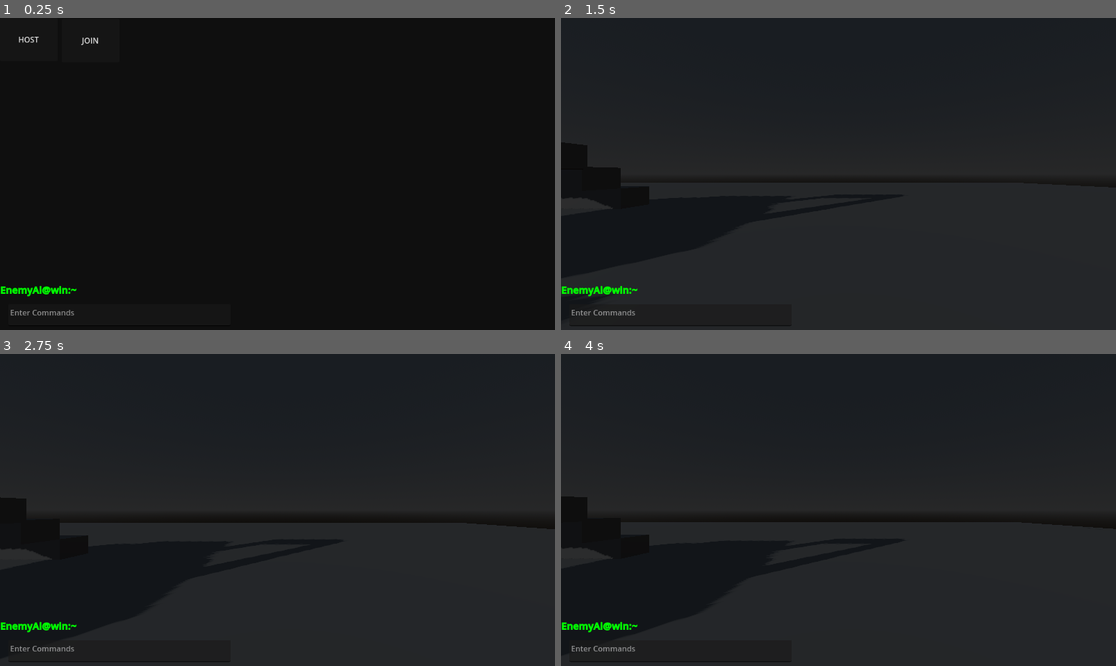
Above: before the commit, frames 1-4 (two rows, left to right).
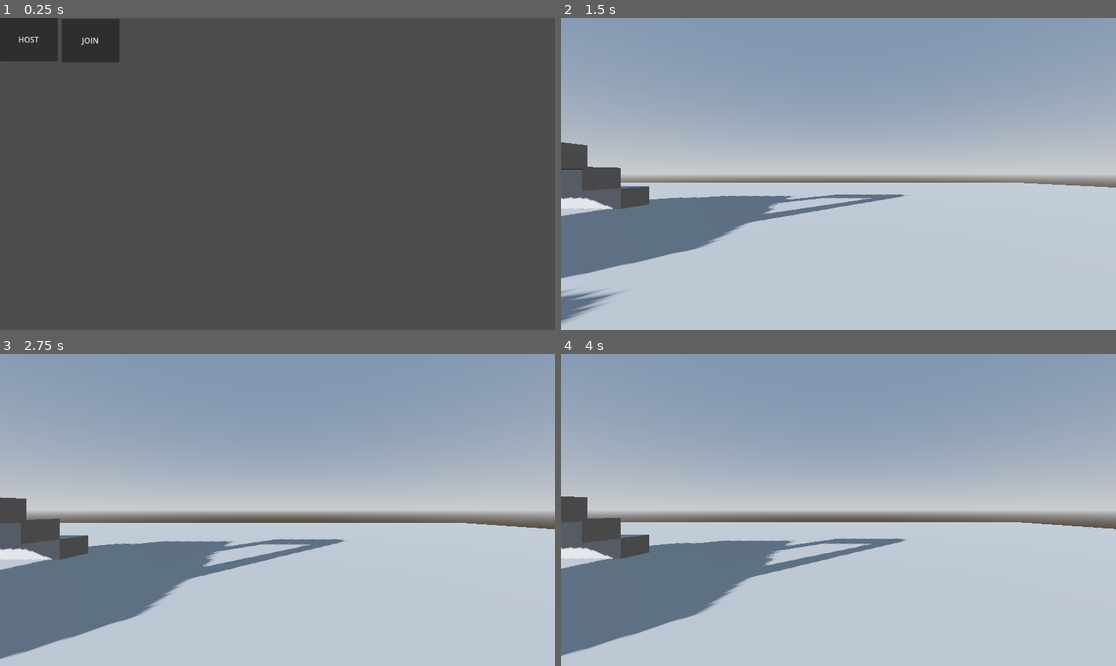
Above: after the commit, the same moments.

Repository: Sarvesh-222/ESCAPE_SFIT
Game: Godot game, scene res://Scenes/main.tscn
The game is run twice, just before and just after one commit, with the same random seed, the same clock (stepped at 60 frames per second) and the same inputs.
Inputs (mouse positions are in pixels of both pictures, inside the frame that each line leads up to):
- Up to frame 1 (0.25 s): no input
- Up to frame 2 (1.5 s): tap Enter (enter) at 0.5 s; move the mouse to (960, 158) at 0.52 s; hold Right (ui_right) 0.53-1.25 s; hold Enter (enter) 0.53-1.25 s; click (960, 158) at 0.67 s; tap E at 0.8 s; click "HOST" at 1.25 s
- Up to frame 3 (2.75 s): tap Space at 2 s; move the mouse to (166, 525) at 2.02 s; hold Down (ui_down) from 2.03 s (still down); tap E at 2.1 s; tap Enter (enter) at 2.3 s
- Up to frame 4 (4 s): move the mouse to (894, 441) at 2.77 s; release Down (ui_down) at 2.78 s; hold Right (ui_right) 2.78-3.53 s; hold Enter (enter) 2.78-3.53 s; tap E at 3.05, 3.6 s; move the mouse to (810, 572) at 3.52 s; hold Up (ui_up) from 3.53 s (still down); click (810, 572) at 3.67 s; tap Enter (enter) at 3.8 s

The runs differ from the first frame. In frame 1, 100% of the frame differs, in the area x 0-100%, y 0-100%; in frame 2, 100%; in frame 3, 100%; in frame 4, 100%.

Commit message:
Modified the Gamebutton scripr to support multiple games

Diff:
--- a/Scenes/LaserGame/LaserGamebutton.tscn
+++ b/Scenes/LaserGame/LaserGamebutton.tscn
@@ -1,6 +1,7 @@
-[gd_scene load_steps=10 format=3 uid="uid://cff11beli4hf2"]
+[gd_scene load_steps=11 format=3 uid="uid://cff11beli4hf2"]
 
 [ext_resource type="Script" uid="uid://bsu4xu1rx4yej" path="res://Scripts/LaserGameScripts/GameButton.gd" id="1_kwvxl"]
+[ext_resource type="PackedScene" uid="uid://b7b54wfwf8ut4" path="res://Scenes/TerminalGame/Terminal.tscn" id="2_c2ayt"]
 
 [sub_resource type="SphereMesh" id="SphereMesh_dpep4"]
 
@@ -14,7 +15,7 @@
 
 [sub_resource type="CylinderShape3D" id="CylinderShape3D_kwvxl"]
 height = 0.15
-radius = 0.8
+radius = 1.2
 
 [sub_resource type="Animation" id="Animation_kwvxl"]
 resource_name = "ButtonGlow"
@@ -74,6 +75,7 @@
 collision_layer = 2
 collision_mask = 2
 script = ExtResource("1_kwvxl")
+terminal = ExtResource("2_c2ayt")
 
 [node name="MeshInstance3D" type="MeshInstance3D" parent="."]
 transform = Transform3D(2, 0, 0, 0, 2, 0, 0, 0, 2, 0, 0, 0)
@@ -100,3 +102,4 @@
 
 [connection signal="body_entered" from="." to="." method="_on_body_entered"]
 [connection signal="body_exited" from="." to="." method="_on_body_exited"]
+[connection signal="buttonPressed" from="." to="." method="_on_button_pressed"]
--- a/Scenes/main.tscn
+++ b/Scenes/main.tscn
@@ -6,7 +6,6 @@
 [ext_resource type="PackedScene" uid="uid://b8ubeojf3iuwa" path="res://Scenes/extras/wall_arched_2.tscn" id="5_6bp64"]
 [ext_resource type="PackedScene" uid="uid://bnprfbw5w86kp" path="res://Scenes/extras/wall_shelved.tscn" id="6_344ge"]
 [ext_resource type="PackedScene" uid="uid://cff11beli4hf2" path="res://Scenes/LaserGame/LaserGamebutton.tscn" id="8_344ge"]
-[ext_resource type="PackedScene" uid="uid://b7b54wfwf8ut4" path="res://Scenes/TerminalGame/Terminal.tscn" id="9_d1ilt"]
 [ext_resource type="PackedScene" uid="uid://c00u3pwjhjjy7" path="res://Scenes/LaserGame/spawn_point.tscn" id="9_hptm8"]
 [ext_resource type="PackedScene" uid="uid://dpu48vnj1tw1" path="res://Scenes/LaserGame/laser_beam_new.tscn" id="9_ynf5e"]
 
@@ -166,9 +165,12 @@
 transform = Transform3D(1, 0, 0, 0, 1, 0, 0, 0, 1, -17.2537, 1.52244, 37.2895)
 
 [node name="Button" parent="." instance=ExtResource("8_344ge")]
-transform = Transform3D(1, 0, 0, 0, 1, 0, 0, 0, 1, -23, 0.7, 29.3)
+transform = Transform3D(1, 0, 0, 0, 1, 0, 0, 0, 1, -23, 0.6, 29.3)
+terminalGame = true
 
-[node name="Terminal" parent="." instance=ExtResource("9_d1ilt")]
+[node name="Button2" parent="." instance=ExtResource("8_344ge")]
+transform = Transform3D(1, 0, 0, 0, 1, 0, 0, 0, 1, -27.2, 0.6, 29.3)
+laserGame = true
 
 [connection signal="pressed" from="CanvasLayer/Host" to="." method="_on_host_pressed"]
 [connection signal="pressed" from="CanvasLayer/Join" to="." method="_on_join_pressed"]
--- a/Scripts/LaserGameScripts/GameButton.gd
+++ b/Scripts/LaserGameScripts/GameButton.gd
@@ -4,7 +4,13 @@
 @onready var animation_player: AnimationPlayer = $AnimationPlayer
 @onready var main_button: MeshInstance3D = $MainButton
 
+@export var terminal:PackedScene
 
+@export_group("MODE (SELECT ONLY ONE)")
+@export var laserGame:=false
+@export var terminalGame:=false
+
+signal buttonPressed(body:CharacterBody3D)
 
 # Called when the node enters the scene tree for the first time.
 func _ready() -> void:
@@ -13,17 +19,42 @@
 
 # Called every frame. 'delta' is the elapsed time since the previous frame.
 func _process(delta: float) -> void:
+
 	if(playerInRange and Input.is_key_pressed(KEY_E)):
-		print("Lasers Disabled")
-		playerInRange=false
+			buttonPressed.emit()
+			playerInRange=false
+	#if (laserGame):
+		#
+		#
+	#
+	#elif (terminalGame):
+		#
+		#if(playerInRange and Input.is_key_pressed(KEY_E)):
+			#print("Terminal Enabled")
+			#get_tree().current_scene.add_child(terminal.instantiate())
+			#playerInRange=false
 
 
-func _on_body_entered(body: Node3D) -> void:
+func _on_body_entered(body: CharacterBody3D) -> void:
 	playerInRange=true
 	animation_player.play("ButtonGlow")
 	#main_button.get_surface_override_material(0).e
 
 
-func _on_body_exited(body: Node3D) -> void:
+func _on_body_exited(body: CharacterBody3D) -> void:
 	animation_player.play("ButtonGlow_off")
 	playerInRange=false
+
+
+
+
+
+func _on_button_pressed():
+	if terminalGame:
+		print("Terminal Enabled")
+		# Instantiate the terminal
+		var terminal_instance = terminal.instantiate()
+		# Add it to the main scene
+		get_tree().current_scene.add_child(terminal_instance)
+	elif laserGame:
+		print("LASERS DISABLED")
--- a/Scripts/TerminalGameScripts/terminalScript.gd
+++ b/Scripts/TerminalGameScripts/terminalScript.gd
@@ -4,11 +4,17 @@
 
 var commandSequence:=["scan","ps","kill","nano","systemct1","shutdown"]
 
+signal terminalEnabled
+signal terminalDisabled
 
 
 # Called when the node enters the scene tree for the first time.
 func _ready() -> void:
+	terminalEnabled.emit()
 	initialPush()
+
+func _exit_tree() -> void:
+	terminalDisabled.emit()
 
 
 var canAdd:=true #ensure only one label is added at a time
@@ -30,6 +36,9 @@
 
 	elif (Input.is_action_just_released("enter")):
 		canAdd=true
+
+	if(Input.is_key_pressed(KEY_ESCAPE)):
+		queue_free()
 
 
 
@@ -61,6 +70,7 @@
 		#Player Wins
 		if expectedCommand>5:
 			addTextLable("YOU WON :)")
+			queue_free()
 
 	else:
 		expectedCommand=0
Not shown, changed: Addons/brackeys-proto-controller-main/proto_controller/proto_controller.gd
Not shown: 1 places in Scenes/main.tscn that only renumber resources
